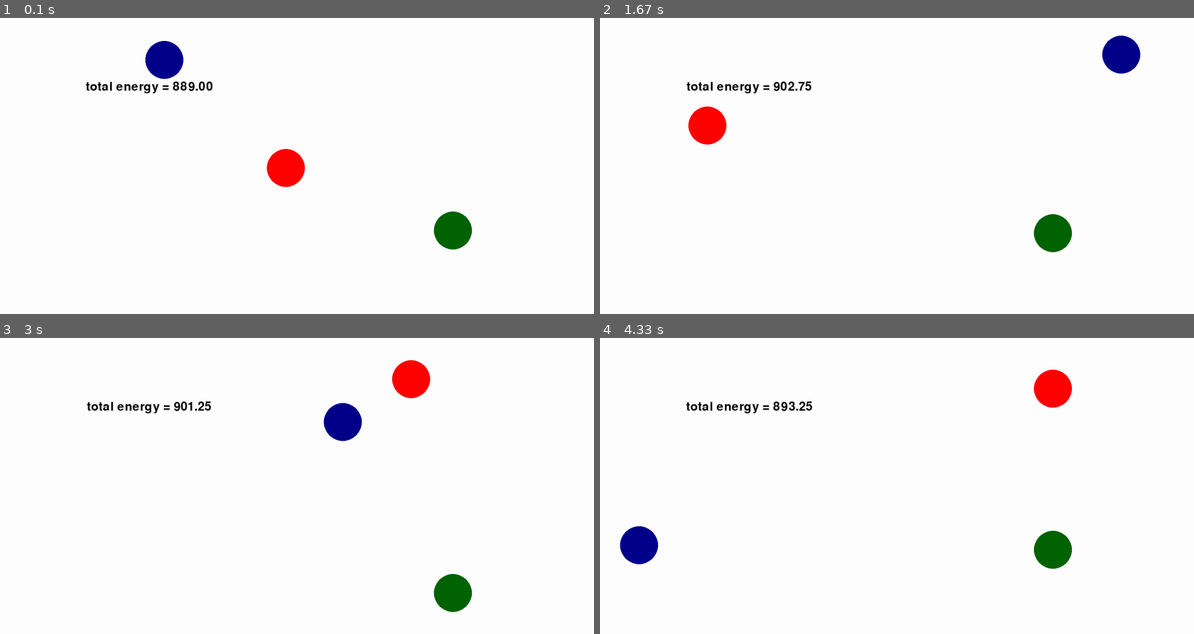
Above: before the commit, frames 1-4 (two rows, left to right).
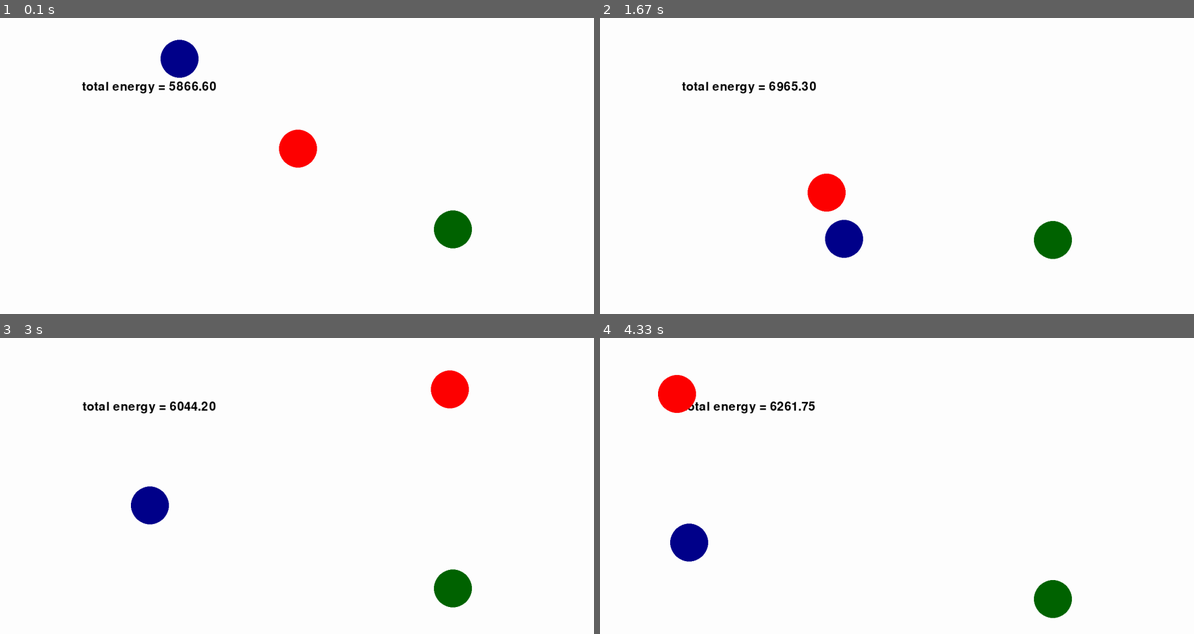
Above: after the commit, the same moments.

Repository: PumpkinFan/learn_pygame
Game: pygame game, started from trying_things.py
The game is run twice, just before and just after one commit, with the same random seed, the same clock (stepped at 60 frames per second) and the same inputs.
Inputs:
- Up to frame 1 (0.1 s): no input
- Up to frame 2 (1.67 s): no input
- Up to frame 3 (3 s): no input
- Up to frame 4 (4.33 s): no input

The runs differ from the first frame. In frame 1, 2.2% of the frame differs, in the area x 13-80%, y 7-79%; in frame 2, 3.4%; in frame 3, 3.3%; in frame 4, 4.4%, in the area x 3-80%, y 10-95%.

Commit message:
weird collisions

Diff:
--- a/trying_things.py
+++ b/trying_things.py
@@ -3,12 +3,15 @@
 
 pygame.init()
 
+# TODO: implement proper 2D collision (https://www.vobarian.com/collisions/2dcollisions2.pdf)
+
 WIDTH, HEIGHT = 1600, 900
 
 WIN = pygame.display.set_mode((WIDTH, HEIGHT))
-pygame.display.set_caption("gaming")
+pygame.display.set_caption("ballz")
 
 FPS = 60
+DT = 1 / 5
 
 COLORS = [
     # rgb color values
@@ -30,9 +33,11 @@
         self.x_vel = x_vel
         self.y_vel = y_vel
 
-    def move(self, air_resistance=False):
-        # check collisons with walls/floor
-        # should put into own method
+    def check_wall_collisions(self):
+        current_x = self.x
+        current_y = self.y
+        next_x = self.x + self.x_vel * DT
+        next_y = self.y + self.y_vel * DT
         if self.y + self.RADIUS + self.y_vel >= HEIGHT:
             self.y = HEIGHT - self.RADIUS
             self.y_vel = -self.y_vel
@@ -43,8 +48,11 @@
             self.x = self.RADIUS
             self.x_vel = -self.x_vel
 
-        self.x += self.x_vel
-        self.y += self.y_vel
+    def move(self, air_resistance=False):
+        self.check_wall_collisions()
+
+        self.x += self.x_vel * DT
+        self.y += self.y_vel * DT
         self.y_vel += GRAVITY
 
         if air_resistance:
@@ -53,6 +61,18 @@
 
     def draw(self, win):
         pygame.draw.circle(win, self.color, (self.x, self.y), self.RADIUS)
+
+
+def check_ball_collisions(balls: list[Ball]):
+    for ball1 in balls:
+        for ball2 in balls:
+            if ball1 == ball2:
+                pass
+            dist = np.sqrt((ball1.x - ball2.x) ** 2 + (ball1.y - ball2.y) ** 2)
+            if dist < ball1.RADIUS + ball2.RADIUS:
+                ball1.x_vel, ball2.x_vel = ball2.x_vel, ball1.x_vel
+                ball1.y_vel, ball2.y_vel = ball2.y_vel, ball1.y_vel
+                break
 
 
 def draw(items):
@@ -67,8 +87,8 @@
     clock = pygame.time.Clock()
     font = pygame.font.Font("freesansbold.ttf", 32)
 
-    items = [
-        Ball(WIDTH / 4, HEIGHT / 4, "darkblue", x_vel=10),
+    balls = [
+        Ball(WIDTH / 4, HEIGHT / 4, "darkblue", x_vel=100),
         Ball(WIDTH / 2, HEIGHT / 2, "red", x_vel=-10, y_vel=15),
         Ball(WIDTH * 3 / 4, HEIGHT * 3 / 4, "darkgreen"),
     ]
@@ -81,7 +101,6 @@
                 break
 
         # place rest of game code to run each tick in loop
-        balls = [item for item in items if isinstance(item, Ball)]
         ball_vels = np.array(
             [np.sqrt(ball.x_vel**2 + ball.y_vel**2) for ball in balls]
         )
@@ -100,9 +119,11 @@
         WIN.fill("white")
         WIN.blit(vel_text, text_rect)
 
-        draw(items)
-        for item in items:
-            item.move()
+        draw(balls)
+        for ball in balls:
+            ball.move()
+
+        check_ball_collisions(balls)
 
     pygame.quit()
     quit()
